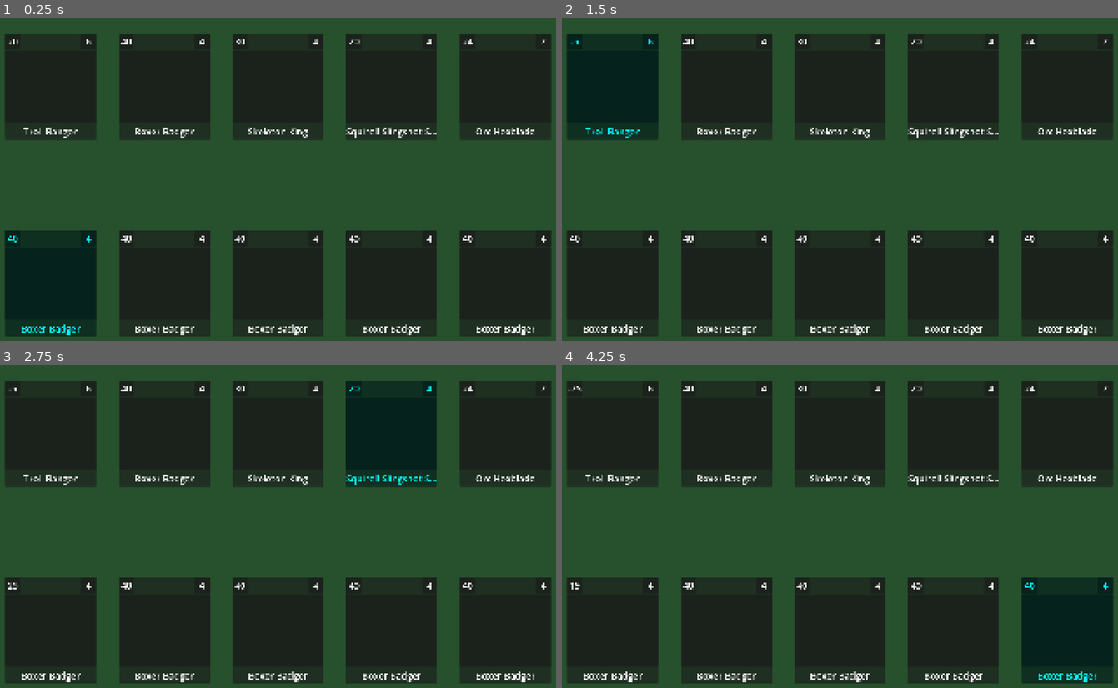
Above: before the commit, frames 1-4 (two rows, left to right).
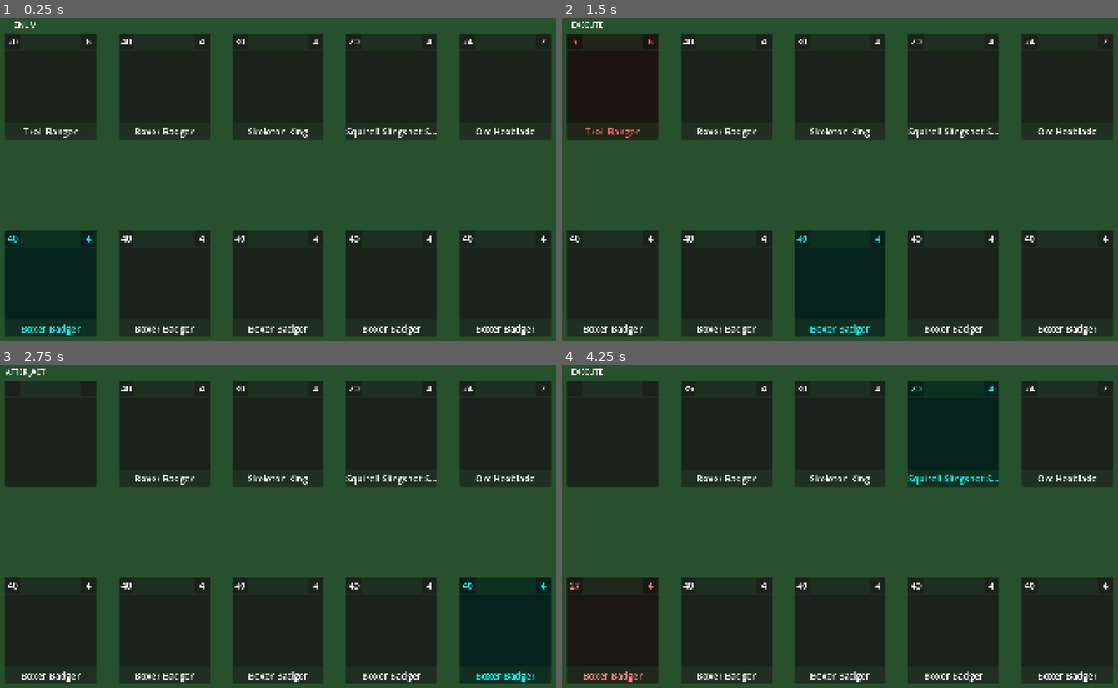
Above: after the commit, the same moments.

Repository: Castorfiber92/spelprojekt_jfk
Game: Godot game, scene res://Scenes/main.tscn
The game is run twice, just before and just after one commit, with the same random seed, the same clock (stepped at 60 frames per second) and the same inputs.
Inputs:
- Up to frame 1 (0.25 s): no input
- Up to frame 2 (1.5 s): tap Enter (ui_accept) at 0.5, 0.6, 0.77, 1.07, 1.35 s
- Up to frame 3 (2.75 s): tap Enter (ui_accept) at 1.52, 1.82, 2.1 s
- Up to frame 4 (4.25 s): tap Enter (ui_accept) at 2.75, 2.85, 3.02, 3.32, 3.6, 3.77, 4.07 s

The runs differ from the first frame. In frame 1, less than 0.1% of the frame differs, in the area x 2-7%, y 1-4%; in frame 2, 0.4%; in frame 3, 0.6%; in frame 4, 0.8%, in the area x 1-99%, y 1-99%.

Commit message:
Added visual feedback to attacks, fixed issues with the stack and effect system, added death functionality
Implemented death for heroes and visual feedback upon hit, some minor bugs as well and troubleshooting new bugs that showed up after implementing death functionality.

Diff:
--- a/Resources/Behaviors/Basic Actions/Base Scripts/attack_basic.gd
+++ b/Resources/Behaviors/Basic Actions/Base Scripts/attack_basic.gd
@@ -17,4 +17,4 @@
 		# effect.tags.append("melee") # or "ranged" based on your hero
 
 		GameEvents.effect_created.emit(effect)
-		print(owner_hero.hero_data.name, " initiates ", effect.tags, " on ", target.hero_data.name)
+		print(owner_hero.hero_data.name, " used ", name, " on ", target.hero_data.name)
--- a/Scenes/Combat/CombatUI.tscn
+++ b/Scenes/Combat/CombatUI.tscn
@@ -2,12 +2,13 @@
 
 [ext_resource type="Script" uid="uid://c07ekn2q4ouo3" path="res://Scripts/Combat/CombatUI.gd" id="1_4u6w4"]
 
-[node name="CombatUI" type="Control" unique_id=903688084 node_paths=PackedStringArray("player_party", "enemy_party")]
+[node name="CombatUI" type="Control" unique_id=903688084 node_paths=PackedStringArray("player_party", "enemy_party", "phase_ui")]
 layout_mode = 3
 anchors_preset = 0
 script = ExtResource("1_4u6w4")
 player_party = NodePath("Player Heroes")
 enemy_party = NodePath("Enemy Heroes")
+phase_ui = NodePath("PhaseUI (temp)")
 metadata/_edit_use_anchors_ = true
 
 [node name="Background" type="ColorRect" parent="." unique_id=622324164]
@@ -31,3 +32,12 @@
 offset_right = 1860.0
 offset_bottom = 400.0
 theme_override_constants/separation = 75
+
+[node name="PhaseUI (temp)" type="Label" parent="." unique_id=1133332302]
+layout_mode = 0
+offset_right = 254.0
+offset_bottom = 48.0
+theme_override_font_sizes/font_size = 25
+text = "ENUM"
+horizontal_alignment = 1
+vertical_alignment = 1
--- a/Scenes/HeroSlot.gd
+++ b/Scenes/HeroSlot.gd
@@ -2,13 +2,34 @@
 class_name HeroSlot
 
 @export var hero : Hero
-#enum team {HERO_ENEMY, HERO_PLAYER}
 @export var hp_label : Label
 @export var damage_label : Label
 @export var name_label : Label
 
 func _ready() -> void:
 	update_info()
+
+func apply_damage_effect() -> Tween:
+	var tween = create_tween().set_parallel(true)
+	var shake_intensity = 4.0
+	var shake_duration = 0.05
+	var flash_color = Color(1, 0.3, 0.3) # Soft red
+
+	# 1. SOFT RED FLASH
+	# Tweens the color to red, then back to white (normal)
+	var color_tween = create_tween()
+	color_tween.tween_property(self, "modulate", flash_color, 0.1)
+	color_tween.tween_property(self, "modulate", Color.WHITE, 0.2)
+
+	# 2. SHAKE EFFECT (Sequential loop within the parallel tween)
+	# Creates 4 quick random movements
+	for i in range(4):
+		var offset = Vector2(randf_range(-1, 1), randf_range(-1, 1)) * shake_intensity
+		tween.tween_property(self, "position", position + offset, shake_duration)
+
+	# Reset position to original at the end
+	tween.chain().tween_property(self, "position", position, shake_duration)
+	return tween
 
 func toggle_visibility(show = true):
 	if show:
--- a/Scripts/Combat/CombatManager.gd
+++ b/Scripts/Combat/CombatManager.gd
@@ -20,7 +20,12 @@
 var effect_stack: Array[CombatEffect] = []
 var is_processing: bool = false
 
-var current_phase : Enums.CombatPhase
+var current_phase : Enums.CombatPhase : set = update_phase_UI
+
+func update_phase_UI(new_value: Enums.CombatPhase) -> void:
+	var string = Enums.CombatPhase.keys()[current_phase]
+	combat_ui.phase_ui.text = string
+	current_phase = new_value
 
 func _ready() -> void:
 	GameEvents.effect_created.connect(_on_effect_requested)
@@ -81,29 +86,32 @@
 
 	while not effect_stack.is_empty():
 		var effect = effect_stack.pop_front()
-
+		var slot : HeroSlot = hero_to_slot_map[effect.target]
 		# 1. Pipeline (Modifiers)
 		process_effect(effect)
-
-		# 2. Execution (Actually change HP)
-		# Note: If this 'take_damage' triggers a NEW death,
-		# the signal will fire and append to the stack automatically.
-		effect.target.take_damage(effect.value, effect.source)
-
-		# Add a small 'await' here for animations/delays
+		match effect.type:
+			"DAMAGE":
+				# 2. Execution (Actually change HP)
+				effect.target.take_damage(effect.value, effect.source)
+				await slot.apply_damage_effect()
+			"HEAL":
+				pass # For now (not applicable yet)
+			"SHIELD":
+				pass # For now (not applicable yet)
+
+		# Add a small 'await' somehow for animations/delays
 		# await get_tree().create_timer(0.1).timeout
 
 	is_processing = false
 
 func execute_turn(hero: Hero):
+	print("New turn")
 	# PHASE: PRE_TURN
 	current_phase = Enums.CombatPhase.PRE_TURN
 	hero.trigger_behavior_event("on_turn_start")
-
 	# PHASE: SELECT_ACTION
 	current_phase = Enums.CombatPhase.SELECT_ACTION
 	var action = hero.hero_data.base_action
-
 	# PHASE: FIND_TARGETS
 	current_phase = Enums.CombatPhase.FIND_TARGETS
 	var targets = get_valid_targets(hero, action)
@@ -113,20 +121,17 @@
 		print(hero.hero_data.name, " has no valid targets and skips!")
 		_wrap_up_turn(hero)
 		return
-
 	# PHASE: BEFORE_ACT
 	current_phase = Enums.CombatPhase.BEFORE_ACT
 	hero.trigger_behavior_event("on_before_act", targets)
-
 	# PHASE: EXECUTE
 	current_phase = Enums.CombatPhase.EXECUTE
 	print(hero.hero_data.name, " will be using ", action.name)
 	perform_action(hero, targets) # This handles the 'on_execute_action'
-
 	# PHASE: AFTER_ACT
 	current_phase = Enums.CombatPhase.AFTER_ACT
+	await wait_for_input("ui_accept")
 	hero.trigger_behavior_event("on_after_act", targets)
-
 	_wrap_up_turn(hero)
 
 func _wrap_up_turn(hero: Hero):
@@ -137,18 +142,19 @@
 	start_next_turn()
 
 func process_effect(effect: CombatEffect):
-	# We let the ATTACKER'S behaviors modify the outgoing effect
+	# 1. We check the attacker's behaviors and modify the outgoing effect
 	# (Items, Strength buffs, Crit chances, etc.)
 	for b in effect.source.get_behaviors():
 		if b.has_method("modify_outgoing_effect"):
 			b.modify_outgoing_effect(effect)
 
-	# 2. We let the TARGET'S behaviors modify the incoming effect
+	# 2. We check the target's behaviors and modify the incoming effect
 	# (Armor, Shields, Damage Reduction, etc.)
 	for b in effect.target.get_behaviors():
 		if b.has_method("modify_incoming_effect"):
 			b.modify_incoming_effect(effect)
 
+# This is to check whether there are stats indepent from specific behaviors. Such as flat increases
 func get_modified_stat(hero: Hero, stat_name: String, base_value: int) -> int:
 	var modified_value = base_value
 	var hook_name = "modify_" + stat_name # e.g., "modify_range"
@@ -185,13 +191,17 @@
 
 	# Determine the range to use, if the range of the action is set to 0 we use the range of the hero
 	var r = action.range if action.range > 0 else source.current_range
+	# Then we check all behaviors if there are any that modifies stats, in this case range.
 	var action_range = get_modified_stat(source, "range", r)
 
 	# Filter by Range
 	var reachables: Array[Hero] = []
-	for i in candidates.size():
-		if candidates[i].hero != null and (i + 1) <= action_range:
-			reachables.append(candidates[i].hero)
+	var current_distance = 0
+	for slot in candidates:
+		if slot.hero != null:
+			current_distance += 1 # this means we found a target
+			if current_distance <= action_range: # if the target is within range
+				reachables.append(slot.hero)
 	##Check if the action is a target action, in that case return a random target
 	if action.target_type == Enums.Target.SINGLE:
 		if not reachables.is_empty():
@@ -238,6 +248,7 @@
 	hero_to_slot_map[hero] = slot
 	##Update the ui of the slot
 	slot.update_info()
+	hero.has_died.connect(remove_hero.bind(slot))
 
 func load_player_party():
 	for i in player_heroes:
@@ -272,7 +283,11 @@
 		set_hero(slot, hero)
 
 func remove_hero(slot : HeroSlot):
+	slot.hero.has_died.disconnect(remove_hero.bind(slot))
+	hero_to_slot_map.erase(slot.hero)
 	slot.hero = null
+	slot.update_info()
+
 
 func initialize_combat():
 	pass
--- a/Scripts/Combat/CombatUI.gd
+++ b/Scripts/Combat/CombatUI.gd
@@ -3,3 +3,4 @@
 
 @export var player_party : Control
 @export var enemy_party : Control
+@export var phase_ui : Label
--- a/Scripts/Heroes/Hero.gd
+++ b/Scripts/Heroes/Hero.gd
@@ -11,6 +11,8 @@
 
 var has_acted = false
 var behaviors: Dictionary [String, Behavior]
+
+signal has_died
 
 func _ready() -> void:
 	## When the Hero Class loads (i.e. begins to exist) we call the functions below
@@ -33,6 +35,10 @@
 	#Here we call the on_take_damage event to check behaviors
 	#We deal damage according to the calculated damage
 	current_HP -= damage
+	if current_HP <= 0:
+		await trigger_behavior_event("on_death", self)
+		has_died.emit()
+
 
 
 func add_behavior(behavior: Behavior):
